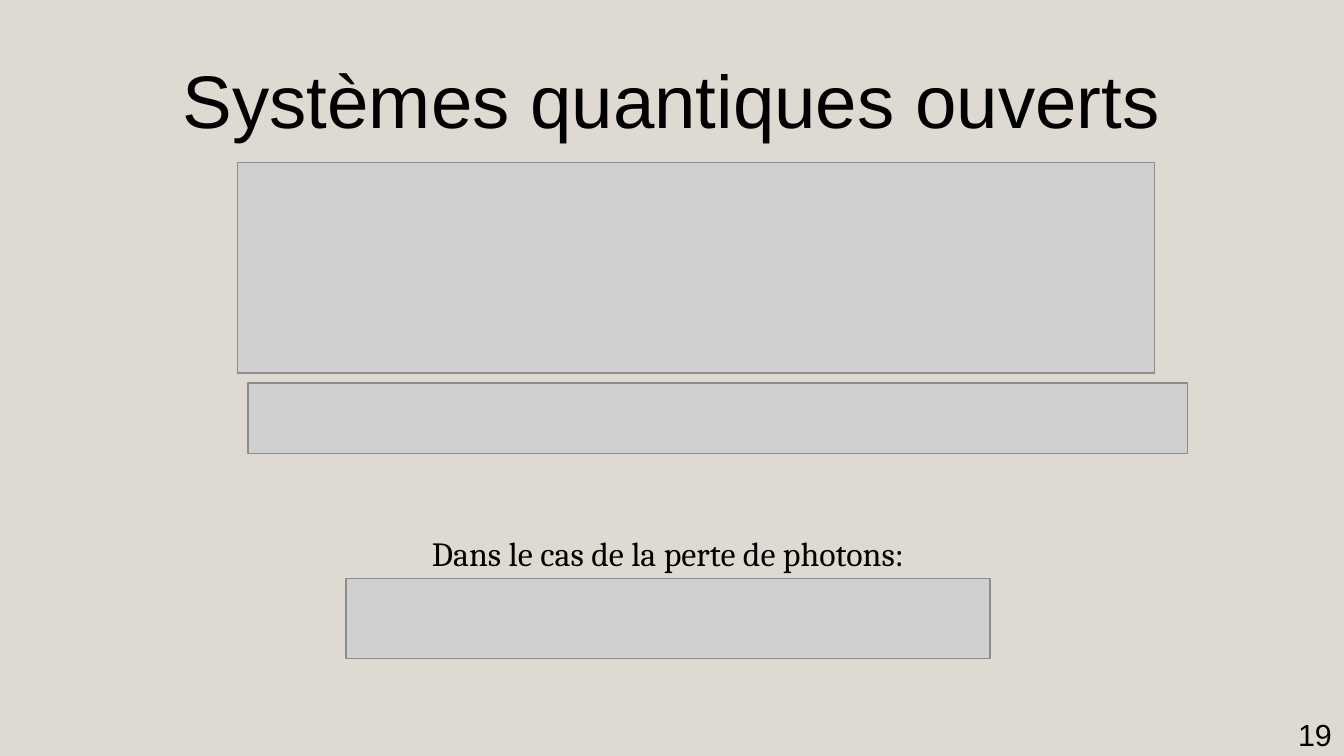
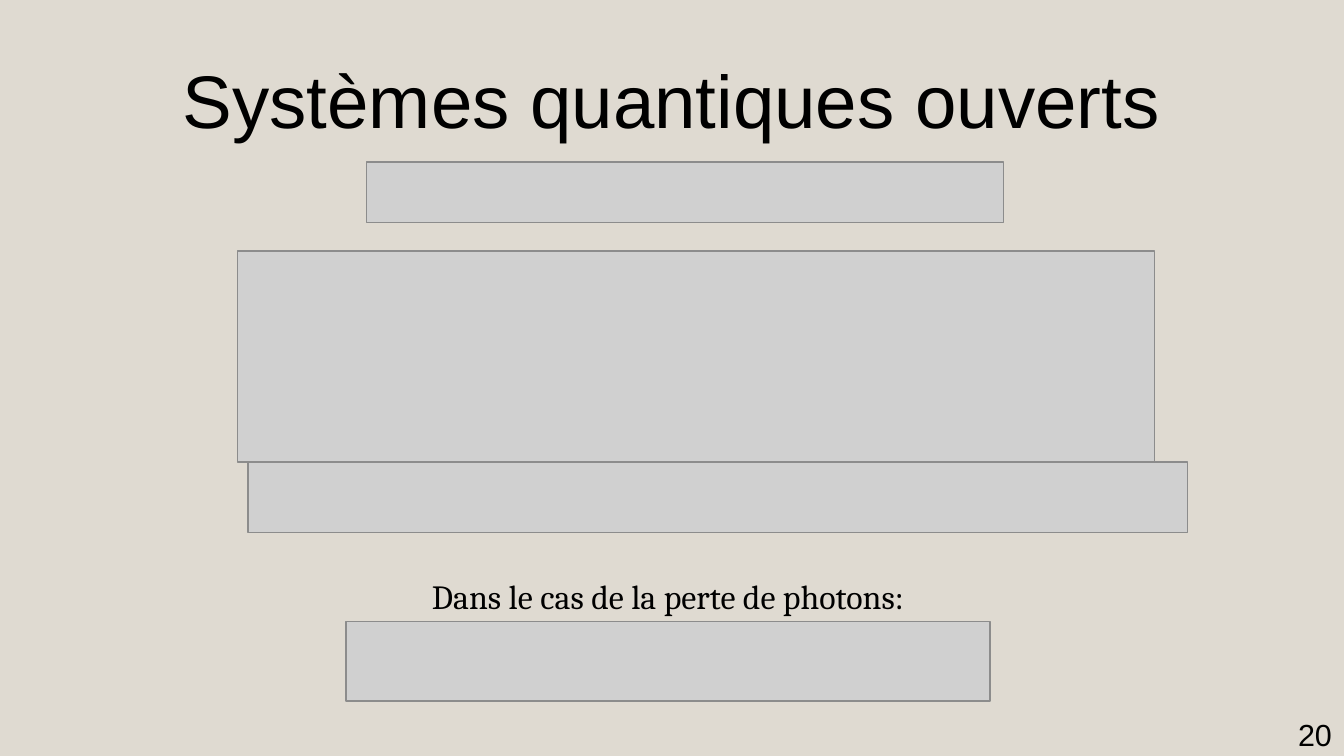
Before and after one commit to AmdaU/presentations, a slide deck: slide 20 of Seminaire/Seminaire.odp (slide 19 before the commit). Drawn at 1344x756 pixels with LibreOffice and Linux fonts; fonts in the diff are those of the drawing; grey boxes stand for pictures. Boxes give left, top, right and bottom in pixels: in the first picture for what was removed or moved away, otherwise in the second. Text is boxed around its words. In the diff, an @@ line names an element or a change of style, - is before the commit and + after.

```diff
--- a/Seminaire/Seminaire.odp
+++ b/Seminaire/Seminaire.odp
@@ picture: place and size @@
-picture at box(238, 162, 1156, 373)
+picture at box(367, 162, 1005, 222)
@@ picture: place and size @@
-picture at box(249, 383, 1188, 454)
+picture at box(238, 251, 1156, 462)
@@ picture added at box(249, 462, 1188, 533) @@
@@ title "Dans le cas de la ...": place and size @@
-title "Dans le cas de la ..." at box(432, 542, 904, 573)
+title "Dans le cas de la ..." at box(432, 585, 904, 616)
@@ picture: place and size @@
-picture at box(346, 579, 990, 659)
+picture at box(346, 622, 990, 701)
@@ page number at box(1298, 724, 1332, 747): text changed @@
-19
+20
```
Also in this commit, not shown: 9 other slides changed, 4 slides added, 1 slide removed, 49 other files.
